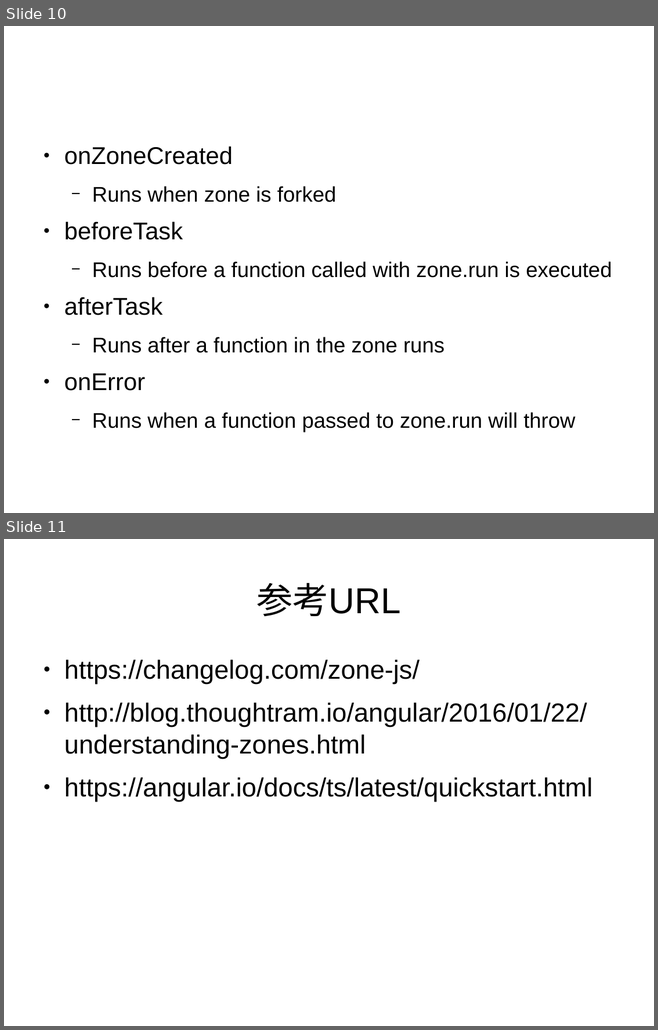
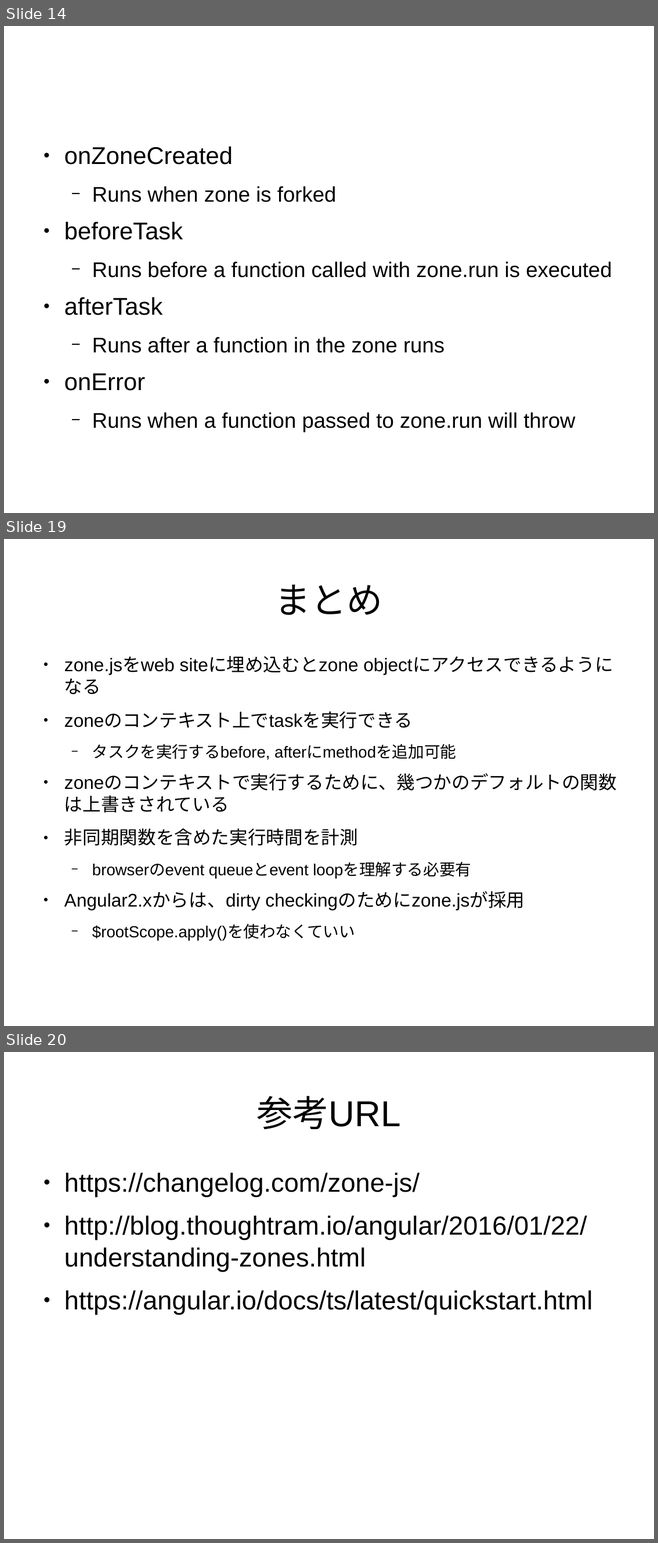
Before and after one commit to sallop/zone-tutorial, a slide deck: resume.odp. Shown one above the other, each under a label of ours: slides 10 and 11 before the commit, slides 14, 19 and 20 after it; the slides between them are not shown. The pictures are 658x1030 and 658x1543 pixels, drawn with LibreOffice and Linux fonts; fonts in the diff are those of the drawing. Boxes give left, top, right and bottom in pixels: in the first picture for what was removed or moved away, otherwise in the second. Text is boxed around its words. In the diff, an @@ line names an element or a change of style, - is before the commit and + after.

```diff
--- a/resume.odp
+++ b/resume.odp
@@ slide 19 added at <box>4,539,654,1026</box>, background #FFFFFF @@
@@ title added at <box>275,584,383,615</box>, 44 pt, text #000000 @@
+まとめ
@@ text added at <box>64,657,616,941</box>, 22.4 pt, text #000000 @@
+● zone.jsをweb siteに埋め込むとzone objectにアクセスできるようになる
+● zoneのコンテキスト上でtaskを実行できる
+  − タスクを実行するbefore, afterにmethodを追加可能
+● zoneのコンテキストで実行するために、幾つかのデフォルトの関数は上書きされている
+● 非同期関数を含めた実行時間を計測
+  − browserのevent queueとevent loopを理解する必要有
+● Angular2.xからは、dirty checkingのためにzone.jsが採用
+  − $rootScope.apply()を使わなくていい
@@ what was slide 10 is now slide 14 @@
@@ what was slide 11 is now slide 20 @@
```
Also in this commit, not shown: 1 slide changed, 8 other slides added.
